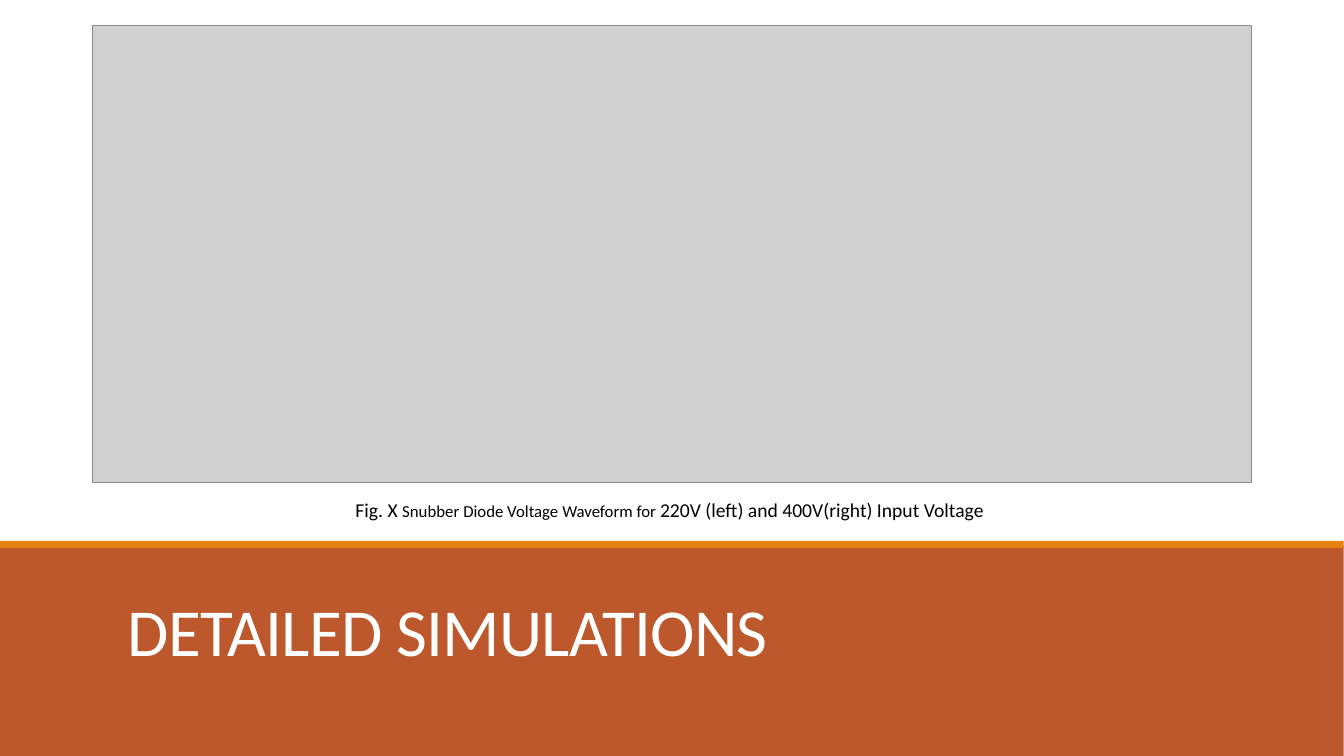
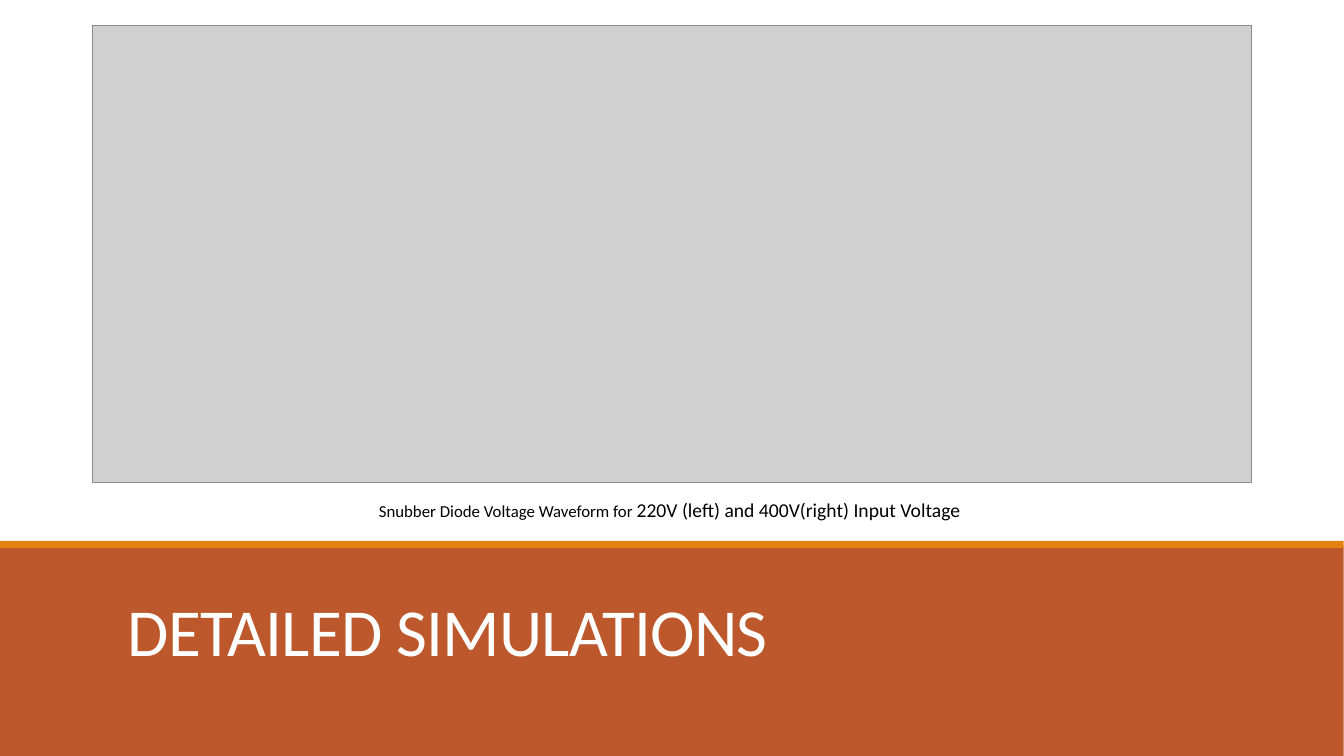
Before and after one commit to EnesCanbolat/EE464_Project, a slide deck: slide 19 of Presentations/464_FB_SUNUM Enes.pptx. Drawn at 1344x756 pixels with LibreOffice and Linux fonts; fonts in the diff are those of the drawing; grey boxes stand for pictures. Boxes give left, top, right and bottom in pixels: in the first picture for what was removed or moved away, otherwise in the second. Text is boxed around its words. In the diff, an @@ line names an element or a change of style, - is before the commit and + after.

```diff
--- a/Presentations/464_FB_SUNUM Enes.pptx
+++ b/Presentations/464_FB_SUNUM Enes.pptx
@@ text at (x1=379, y1=503, x2=960, y2=521): text changed @@
-Fig. X Snubber Diode Voltage Waveform for 220V (left) and 400V(right) Input Voltage
+Snubber Diode Voltage Waveform for 220V (left) and 400V(right) Input Voltage
```
Also in this commit, not shown: 15 other slides changed.
